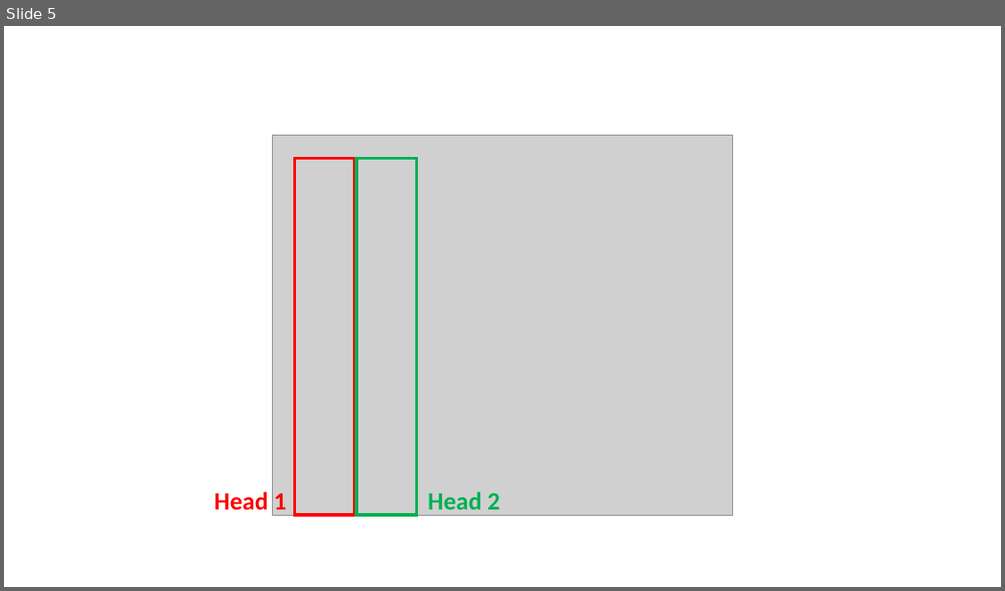
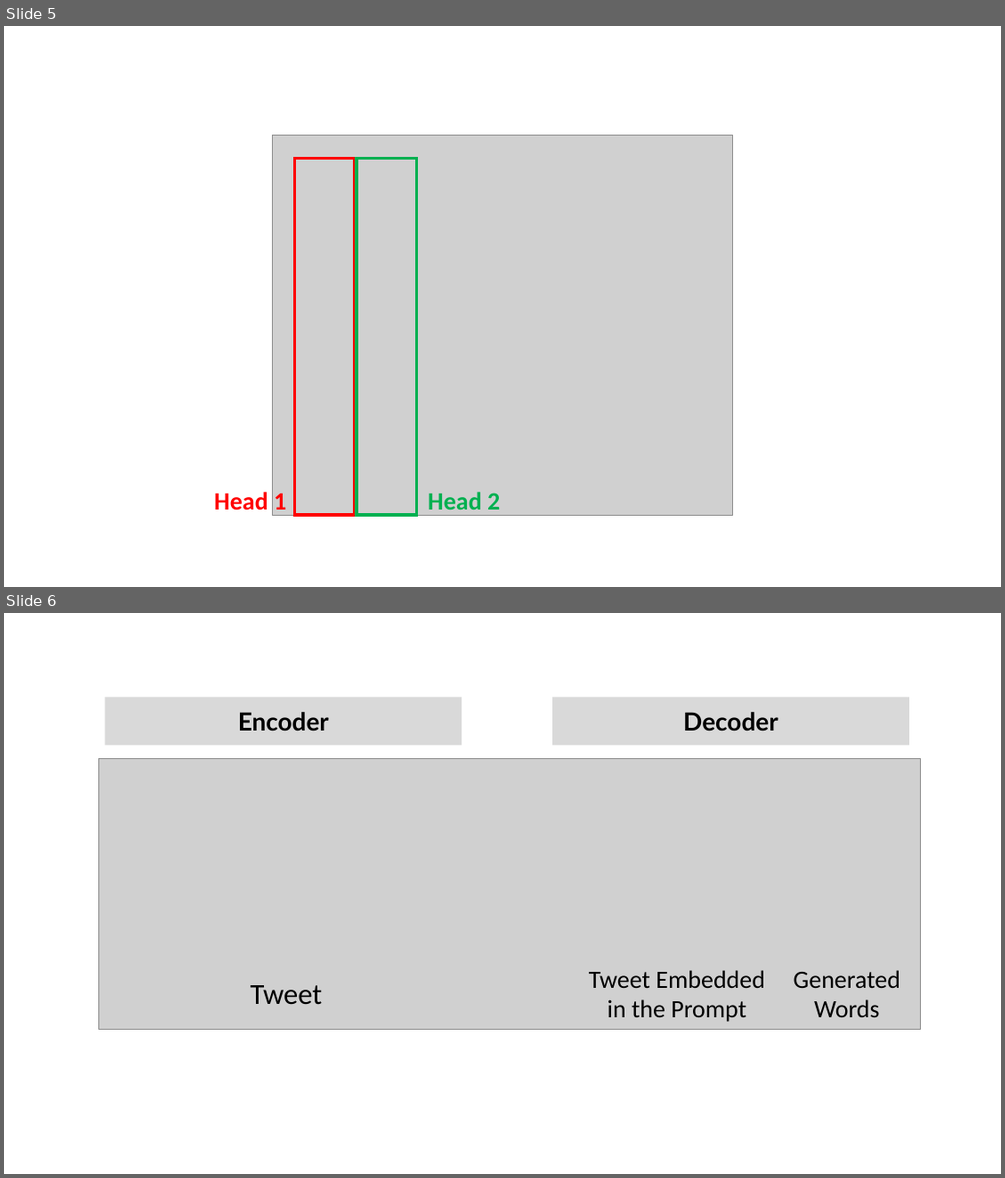
Before and after one commit to yunshiuan/prelim_stance_detection, a slide deck: images/processing_images.pptx. Shown one above the other, each under a label of ours: slide 5 before the commit, slides 5 and 6 after it. The pictures are 1005x591 and 1005x1178 pixels, drawn with LibreOffice and Linux fonts; fonts in the diff are those of the drawing; grey boxes stand for pictures. Boxes give left, top, right and bottom in pixels: in the first picture for what was removed or moved away, otherwise in the second. Text is boxed around its words. In the diff, an @@ line names an element or a change of style, - is before the commit and + after.

```diff
--- a/images/processing_images.pptx
+++ b/images/processing_images.pptx
@@ slide 6 added at <box>4,613,1001,1174</box>, background #FFFFFF @@
@@ group added at <box>98,697,920,1029</box>: 3 texts, 2 rectangles, 1 picture @@
+Encoder
+Decoder
+Tweet
+Tweet Embedded in the Prompt
+Generated Words
```
Also in this commit, not shown: 7 other slides added.
